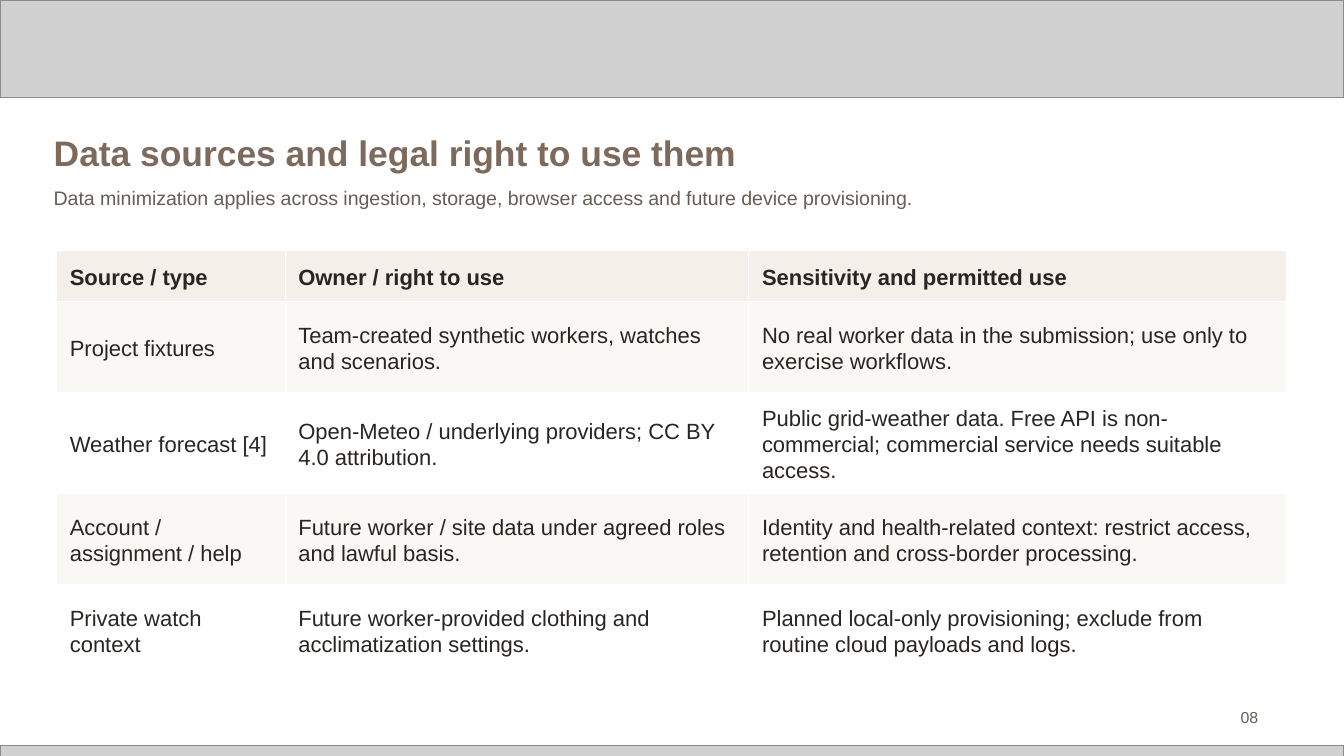
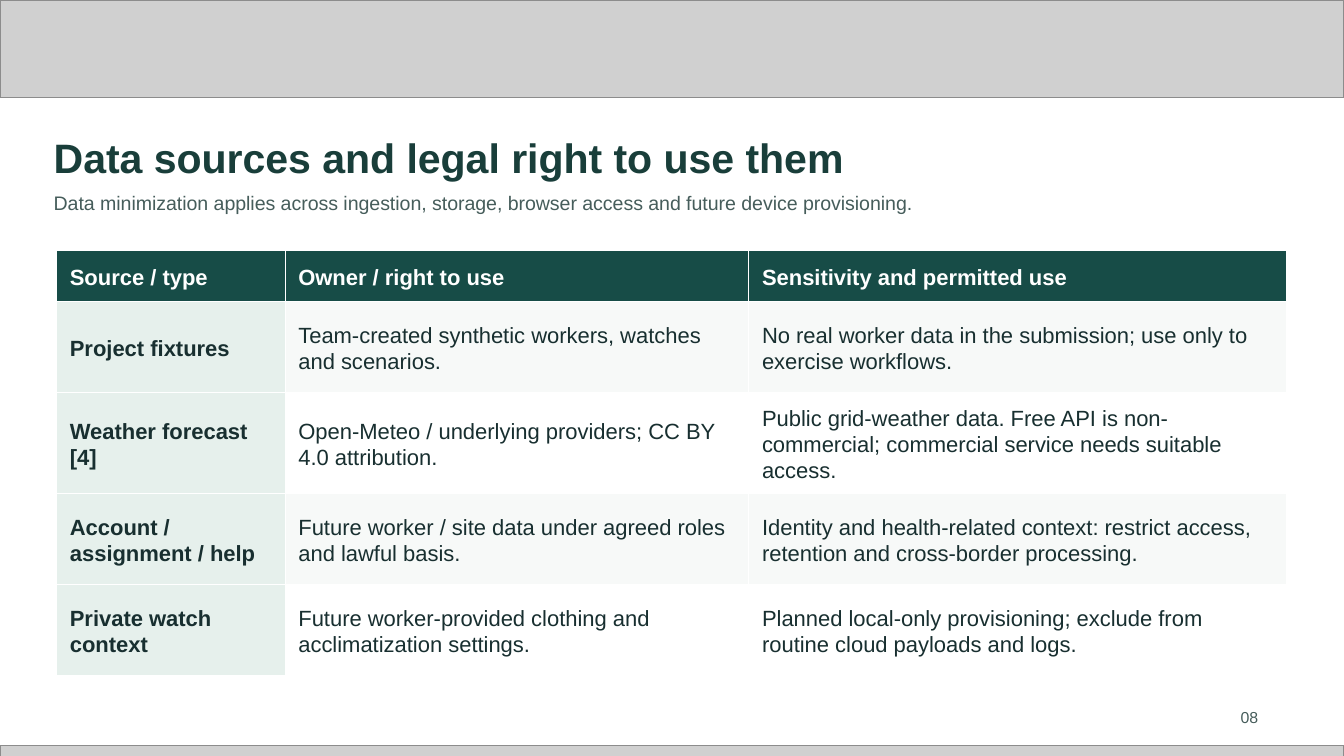
Before and after one commit to sammydamz/exaclim, a slide deck: slide 8 of downloads/submission/Exaclim_Future_Health_Submission.pptx. Drawn at 1344x756 pixels with LibreOffice and Linux fonts; fonts in the diff are those of the drawing; grey boxes stand for pictures. Boxes give left, top, right and bottom in pixels: in the first picture for what was removed or moved away, otherwise in the second. Text is boxed around its words. In the diff, an @@ line names an element or a change of style, - is before the commit and + after.

```diff
--- a/downloads/submission/Exaclim_Future_Health_Submission.pptx
+++ b/downloads/submission/Exaclim_Future_Health_Submission.pptx
@@ text "Data sources and legal right ..." at box(54, 143, 844, 181): size 19 to 22 pt, text colour #7D6A5C to #193E3A @@
@@ text "Data minimization applies across ingestion, ..." at box(54, 196, 912, 214): text colour #665D56 to #465D5B @@
@@ table at box(56, 250, 1286, 667) @@
@@ fill #F4F0E9 to #174C47 in row 1 @@
@@ fill #FAF8F4 to #E6F0EC in 2 cells @@
@@ fill #FAF8F4 to #F7F9F8 in 4 cells @@
@@ fill #FFFFFF to #E6F0EC in 2 cells @@
@@ text colour #292522 to #FFFFFF in "Source / type", "Owner / right to use", "Sensitivity and permitted use" @@
@@ text colour #292522 to #182F30 @@
@@ bold on in "Project fixtures", "Weather forecast [4]", "Account / assignment / help", "Private watch context" @@
@@ text "08" at box(1241, 712, 1259, 723): text colour #665D56 to #465D5B @@
```
Also in this commit, not shown: 13 other slides changed, 7 other files.
